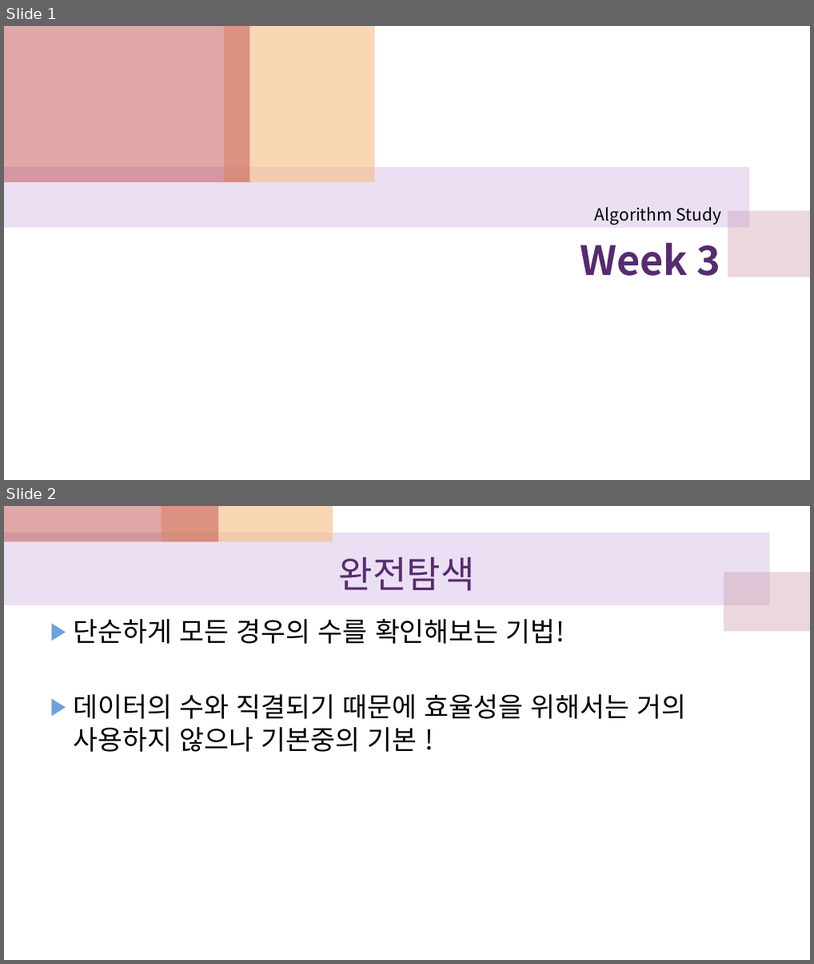
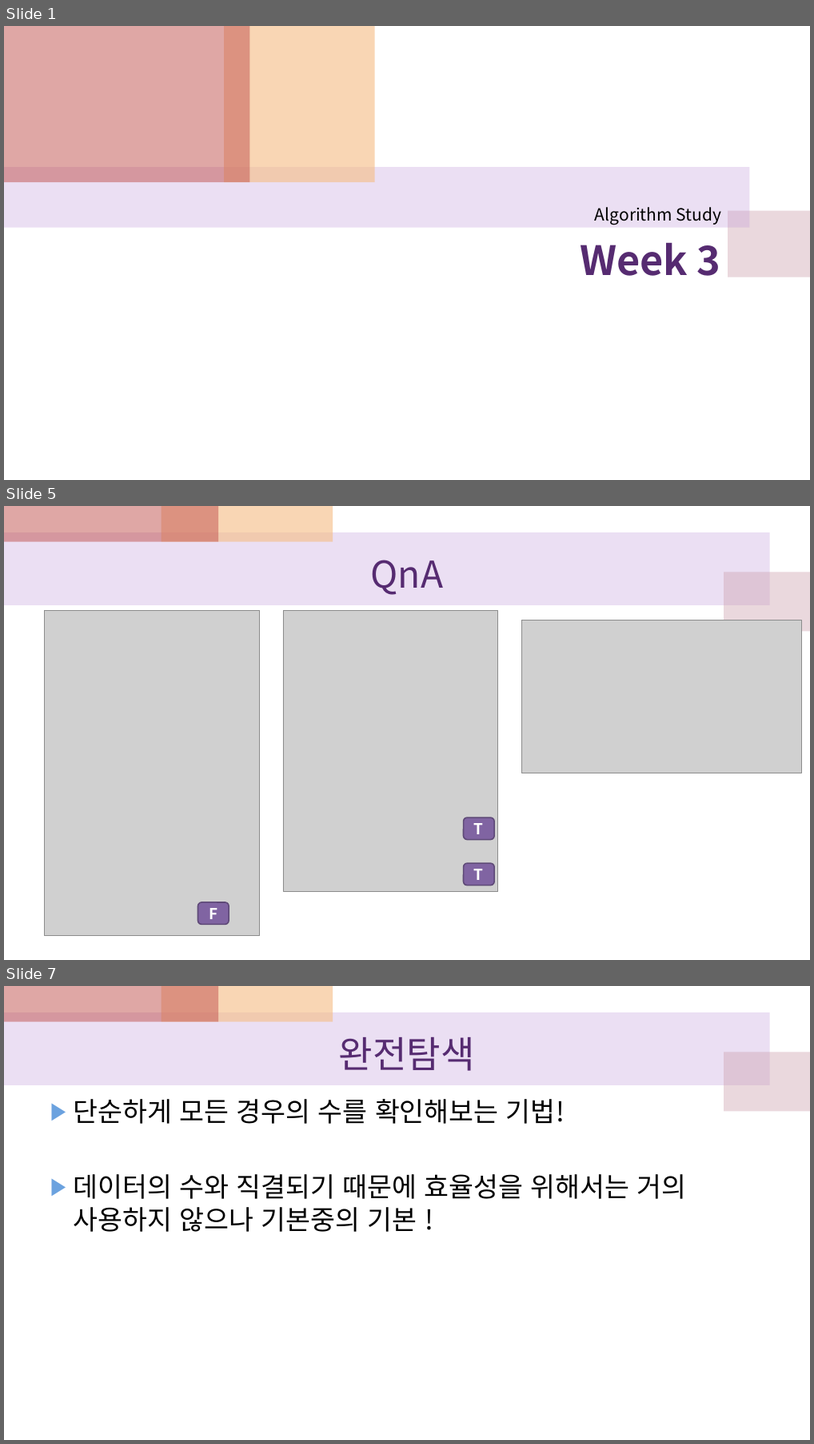
Before and after one commit to yujin1292/BreakingCodingTest, a slide deck: Week3/week 3.pptx. Shown one above the other, each under a label of ours: slides 1 and 2 before the commit, slides 1, 5 and 7 after it; the slides between them are not shown. The pictures are 814x964 and 814x1444 pixels, drawn with LibreOffice and Linux fonts; fonts in the diff are those of the drawing; grey boxes stand for pictures. Boxes give left, top, right and bottom in pixels: in the first picture for what was removed or moved away, otherwise in the second. Text is boxed around its words. In the diff, an @@ line names an element or a change of style, - is before the commit and + after.

```diff
--- a/Week3/week 3.pptx
+++ b/Week3/week 3.pptx
@@ slide 5 added at [4, 506, 810, 960], background #FFFFFF; not listed: 4 template elements that a slide beside it also shows @@
@@ title added at [371, 560, 444, 595], 44 pt, text #562B71 @@
+QnA
@@ picture added at [45, 611, 259, 936] @@
@@ picture added at [283, 611, 498, 892] @@
@@ picture added at [522, 620, 802, 772] @@
@@ rounded rectangle added at [464, 817, 494, 840], fill #8064A2, outline #5F4A78 1.5 pt, 18 pt, text #FFFFFF, bold @@
+T
@@ rounded rectangle added at [464, 863, 494, 884], fill #8064A2, outline #5F4A78 1.5 pt, 18 pt, text #FFFFFF, bold @@
+T
@@ rounded rectangle added at [198, 902, 229, 924], fill #8064A2, outline #5F4A78 1.5 pt, 18 pt, text #FFFFFF, bold @@
+F
@@ what was slide 2 is now slide 7 @@
```
Also in this commit, not shown: 4 other slides added.
